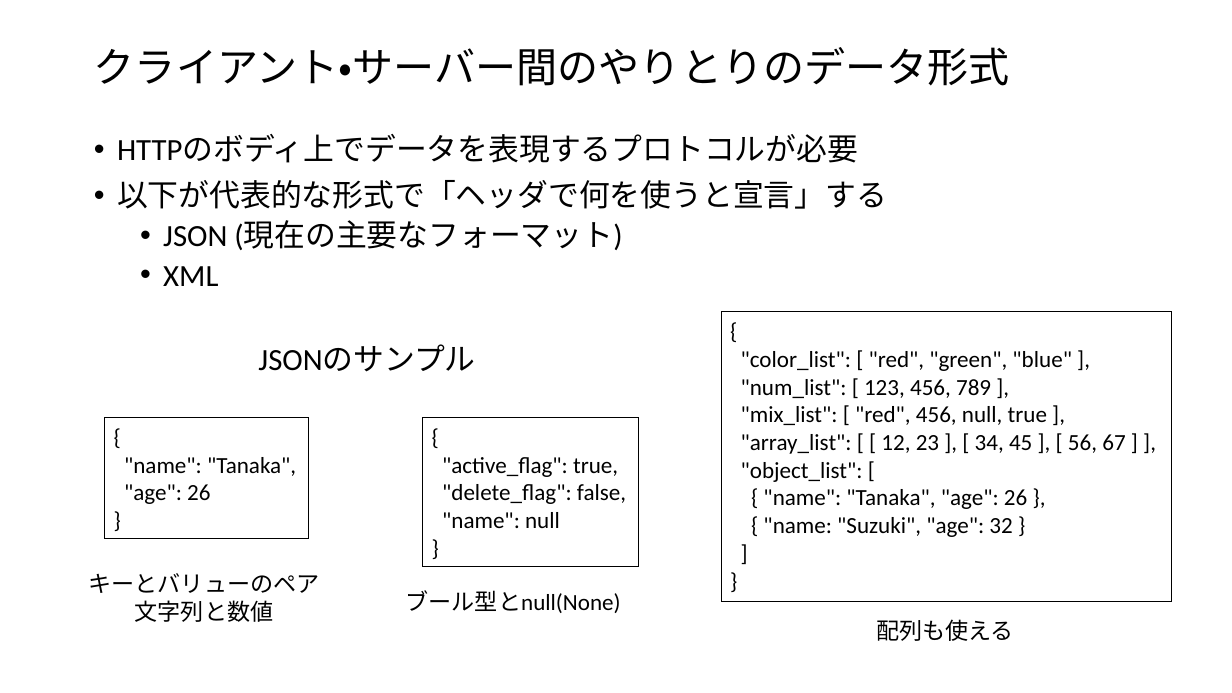
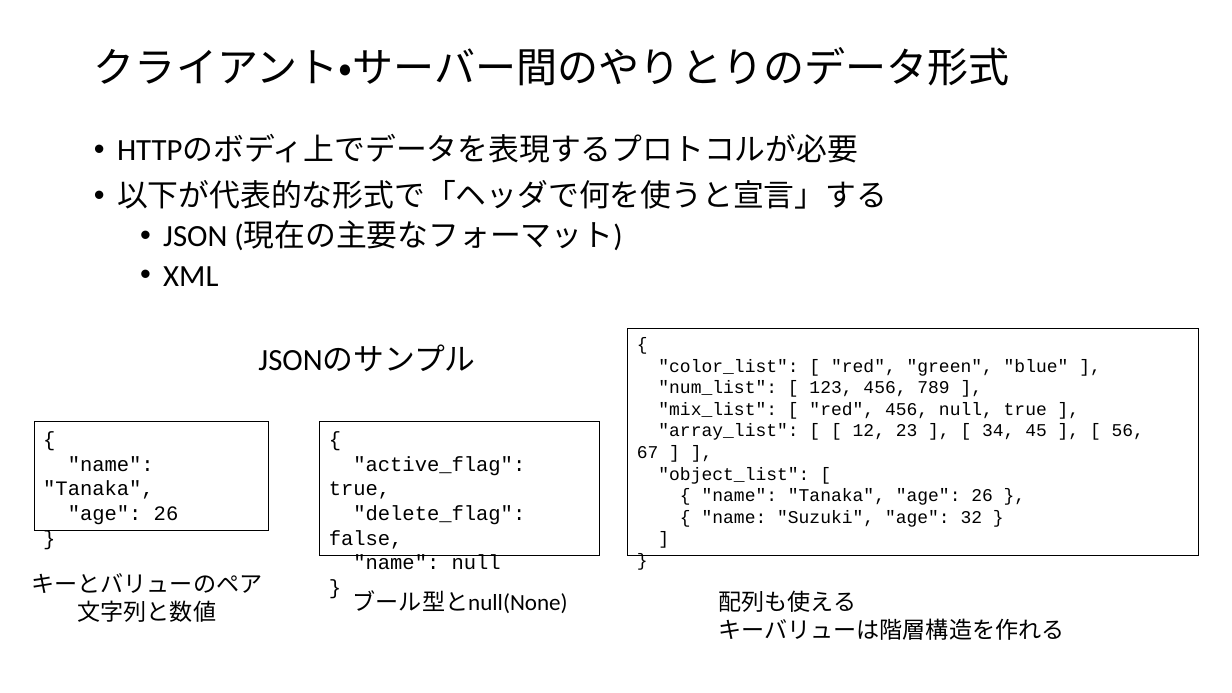
Before and after one commit to yuichi110/nutanix_restapi_bootcamp, a slide deck: slide 14 of lesson01.pptx. Drawn at 1232x693 pixels with LibreOffice and Linux fonts; fonts in the diff are those of the drawing. Boxes give left, top, right and bottom in pixels: in the first picture for what was removed or moved away, otherwise in the second. Text is boxed around its words. In the diff, an @@ line names an element or a change of style, - is before the commit and + after.

```diff
--- a/lesson01.pptx
+++ b/lesson01.pptx
@@ rectangle "{": place and size @@
-rectangle "{" at (721,312,1171,602)
+rectangle "{" at (628,328,1199,555)
@@ rectangle "{" at (628,328,1199,555): size 18 to 14 pt, font Calibri to Courier New @@
@@ rectangle "{": place and size @@
-rectangle "{" at (104,418,308,539)
+rectangle "{" at (34,421,268,531)
@@ rectangle "{" at (34,421,268,531): size 18 to 16 pt, font Calibri to Courier New @@
@@ rectangle "{" at (320,421,599,555): size 18 to 16 pt, font Calibri to Courier New @@
@@ rectangle "{": place and size @@
-rectangle "{" at (422,418,639,567)
+rectangle "{" at (320,421,599,555)
@@ text "キーとバリューのペア": place and size @@
-text "キーとバリューのペア" at (89,573,320,622)
+text "キーとバリューのペア" at (31,573,262,622)
@@ text "ブール型とnull(None)": place and size @@
-text "ブール型とnull(None)" at (406,590,621,613)
+text "ブール型とnull(None)" at (353,590,568,613)
@@ text "配列も使える": place and size @@
-text "配列も使える" at (876,619,1014,641)
+text "配列も使える" at (718,590,1064,640)
@@ text at (718,618,1064,640): paragraph added @@
+キーバリューは階層構造を作れる
```
Also in this commit, not shown: 13 other slides changed, 4 slides added, 7 other files.
